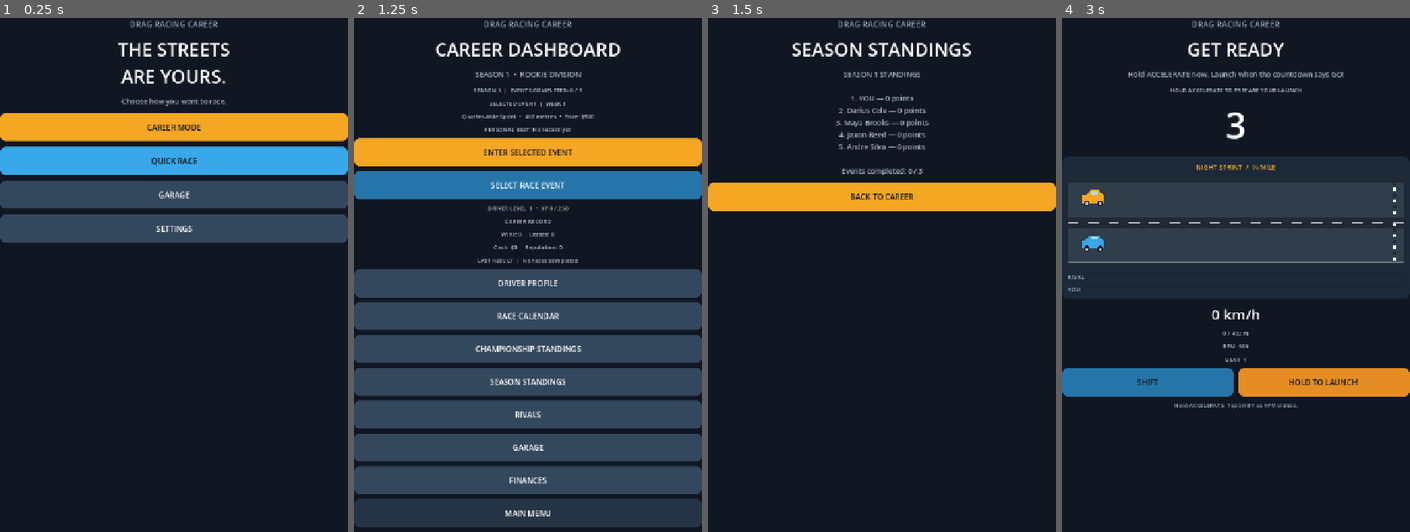
Above: before the commit, frames 1-4 (left to right).
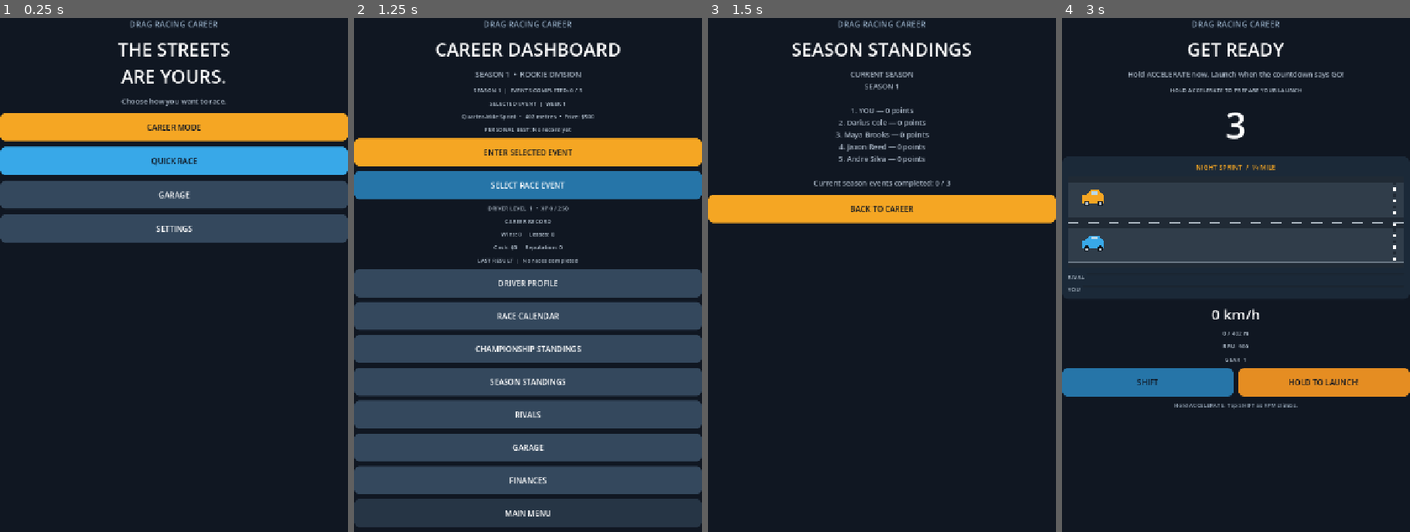
Above: after the commit, the same moments.

Repository: gleeshyyy/-Drag-Racing-Career
Game: Godot game, scene res://main.tscn
Two runs of this game, one before a commit and one after it. Both use one fixed random seed, a clock stepped at 60 frames per second and the inputs below.
Inputs:
- Up to frame 1 (0.25 s): no input
- Up to frame 2 (1.25 s): click "CAREER MODE" at 0.5 s
- Up to frame 3 (1.5 s): click "SEASON STANDINGS" at 1.25 s
- Up to frame 4 (3 s): click "BACK TO CAREER" at 2 s; click "ENTER SELECTED EVENT" at 2.75 s

Frames 1-2 are identical in both runs. In frame 3, 6.4% of the frame differs, in the area x 0-100%, y 10-40%; in frame 4, nothing differs.

Commit message:
Keep completed season championship results

Diff:
--- a/main.gd
+++ b/main.gd
@@ -70,6 +70,9 @@
 var season_number := 1
 var season_points: Dictionary = {}
 var season_events_completed: Array = []
+var last_season_points: Dictionary = {}
+var last_season_number := 0
+var last_season_champion := ""
 var last_season_message := ""
 var last_xp_earned := 0
 var last_level_up := false
@@ -645,6 +648,9 @@
 			rows.append({"name": driver, "points": int(season_points.get(driver, 0))})
 		rows.sort_custom(func(a: Dictionary, b: Dictionary) -> bool: return int(a["points"]) > int(b["points"]))
 		var champion := str(rows[0]["name"])
+		last_season_points = season_points.duplicate(true)
+		last_season_number = season_number
+		last_season_champion = champion
 		if champion == "YOU":
 			career_cash += 2500
 			career_reputation += 25
@@ -656,14 +662,21 @@
 		season_events_completed = []
 
 func _show_season_standings() -> void:
-	var rows: Array = [{"name": "YOU", "points": int(season_points.get("YOU", 0))}]
+	var display_points: Dictionary = season_points
+	var display_number := season_number
+	var heading := "CURRENT SEASON"
+	if season_events_completed.is_empty() and last_season_number > 0:
+		display_points = last_season_points
+		display_number = last_season_number
+		heading = "LAST COMPLETED SEASON  |  CHAMPION: " + last_season_champion
+	var rows: Array = [{"name": "YOU", "points": int(display_points.get("YOU", 0))}]
 	for name in rival_names:
-		rows.append({"name": name, "points": int(season_points.get(name, 0))})
+		rows.append({"name": name, "points": int(display_points.get(name, 0))})
 	rows.sort_custom(func(a: Dictionary, b: Dictionary) -> bool: return int(a["points"]) > int(b["points"]))
-	var body := "SEASON %d STANDINGS\n\n" % season_number
+	var body := "%s\nSEASON %d\n\n" % [heading, display_number]
 	for index in range(rows.size()):
 		body += "%d. %s — %d points\n" % [index + 1, str(rows[index]["name"]), int(rows[index]["points"])]
-	body += "\nEvents completed: %d / %d" % [season_events_completed.size(), _event_catalog().size()]
+	body += "\nCurrent season events completed: %d / %d" % [season_events_completed.size(), _event_catalog().size()]
 	_show_subpage("SEASON STANDINGS", body, "BACK TO CAREER")
 
 func _show_standings() -> void:
@@ -1025,6 +1038,9 @@
 	season_number = int(save.get_value("career", "season_number", 1))
 	season_points = save.get_value("career", "season_points", {})
 	season_events_completed = save.get_value("career", "season_events_completed", [])
+	last_season_points = save.get_value("career", "last_season_points", {})
+	last_season_number = int(save.get_value("career", "last_season_number", 0))
+	last_season_champion = str(save.get_value("career", "last_season_champion", ""))
 	rival_records = save.get_value("career", "rival_records", {})
 	personal_bests = save.get_value("career", "personal_bests", {})
 	selected_event_id = str(save.get_value("career", "selected_event_id", "quarter_mile"))
@@ -1056,6 +1072,9 @@
 	save.set_value("career", "season_number", season_number)
 	save.set_value("career", "season_points", season_points)
 	save.set_value("career", "season_events_completed", season_events_completed)
+	save.set_value("career", "last_season_points", last_season_points)
+	save.set_value("career", "last_season_number", last_season_number)
+	save.set_value("career", "last_season_champion", last_season_champion)
 	save.set_value("career", "rival_records", rival_records)
 	save.set_value("career", "personal_bests", personal_bests)
 	save.set_value("career", "selected_event_id", selected_event_id)
